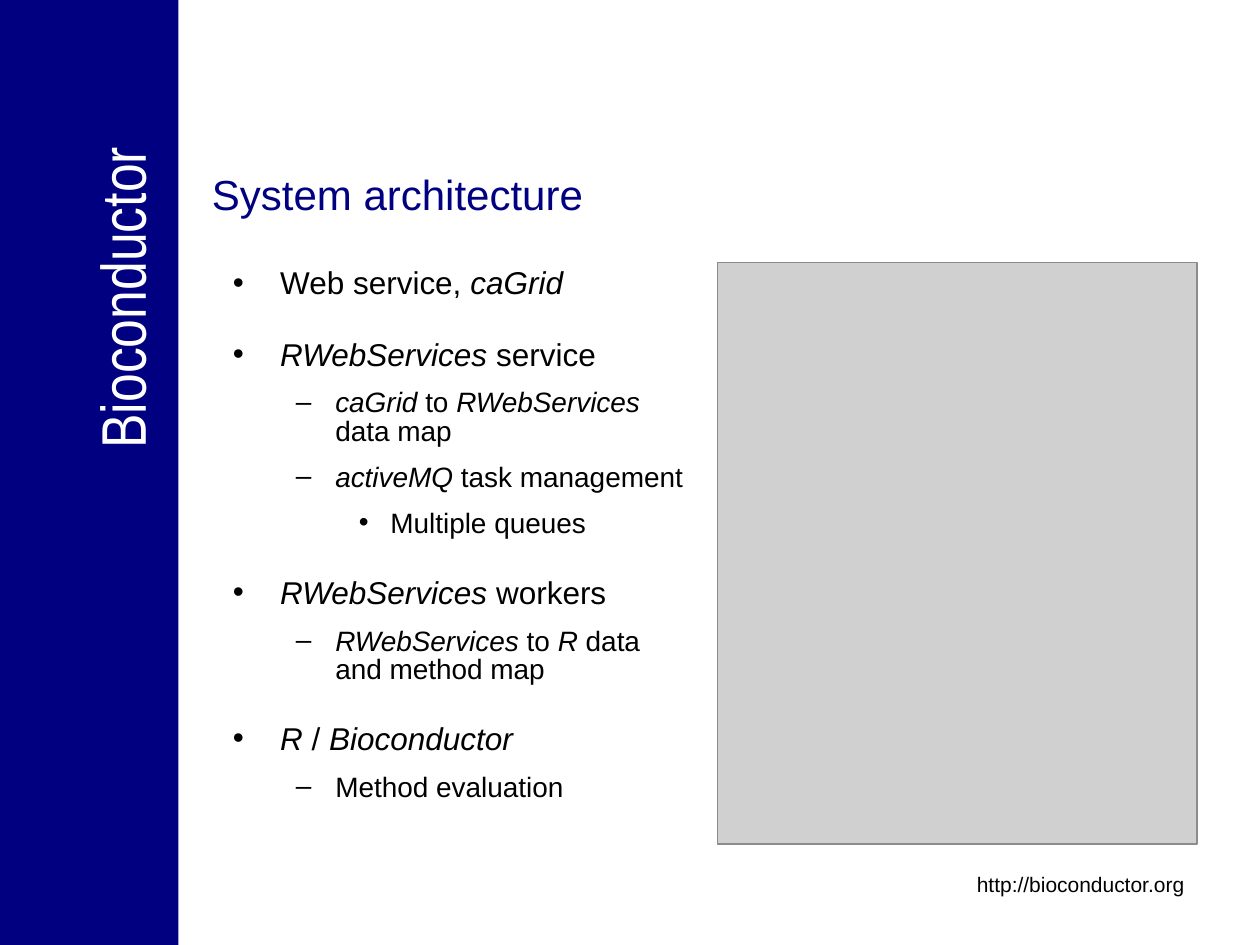
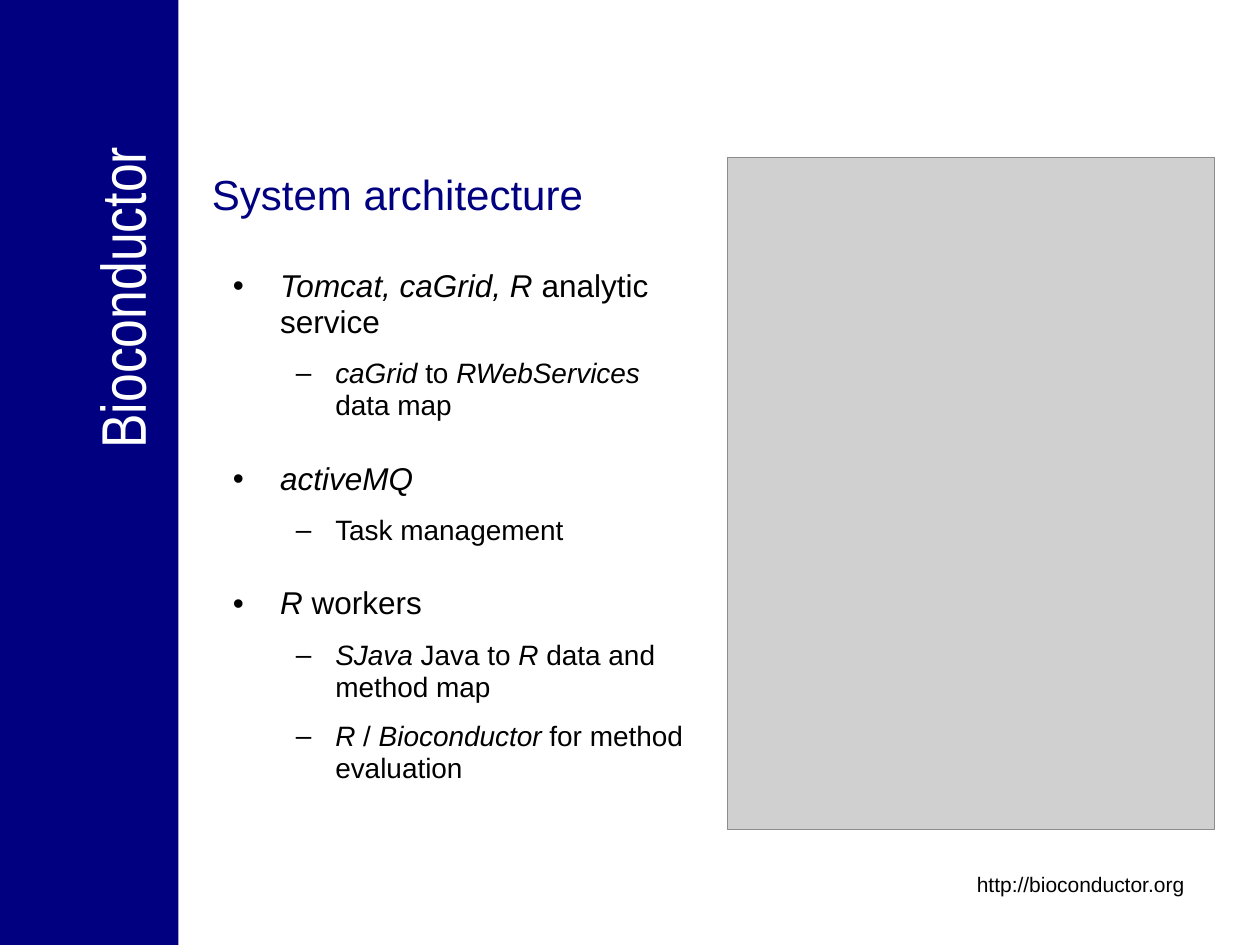
Before and after one commit to NCIP/bioconductor_v1, a slide deck: slide 16 of trunk/bioconductor/Presentations/caBIG_Annual_Meeting_2007_Tech_Demo.ppt (slide 15 before the commit). Drawn at 1260x945 pixels with LibreOffice and Linux fonts; fonts in the diff are those of the drawing; grey boxes stand for pictures; background and template pictures are left out. Boxes give left, top, right and bottom in pixels: in the first picture for what was removed or moved away, otherwise in the second. Text is boxed around its words. In the diff, an @@ line names an element or a change of style, - is before the commit and + after.

```diff
--- a/trunk/bioconductor/Presentations/caBIG_Annual_Meeting_2007_Tech_Demo.ppt
+++ b/trunk/bioconductor/Presentations/caBIG_Annual_Meeting_2007_Tech_Demo.ppt
@@ picture: place and size @@
-picture at (718, 262, 1197, 844)
+picture at (728, 158, 1215, 829)
@@ text at (280, 274, 649, 334): text changed; italic on @@
-• Web service, caGrid
-• RWebServices service
+• Tomcat, caGrid, R analytic service
@@ text at (335, 362, 640, 420): line spacing 0.85 to 0.95 @@
@@ text at (280, 467, 683, 779): text changed @@
-  – activeMQ task management
-    • Multiple queues
-• RWebServices workers
-  – RWebServices to R data and method map
-• R / Bioconductor
-  – Method evaluation
+• activeMQ
+  – Task management
+• R workers
+  – SJava Java to R data and method map
+  – R / Bioconductor for method evaluation
```
Also in this commit, not shown: 13 other slides changed, 6 slides added, 3 slides removed.
